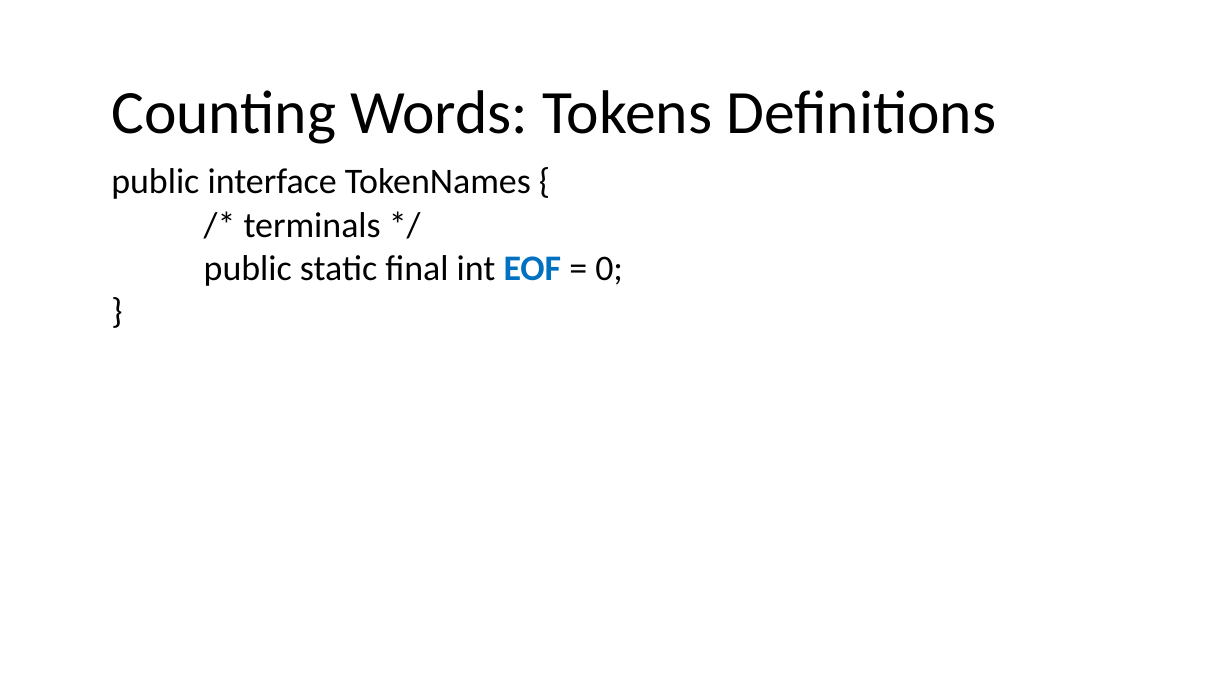
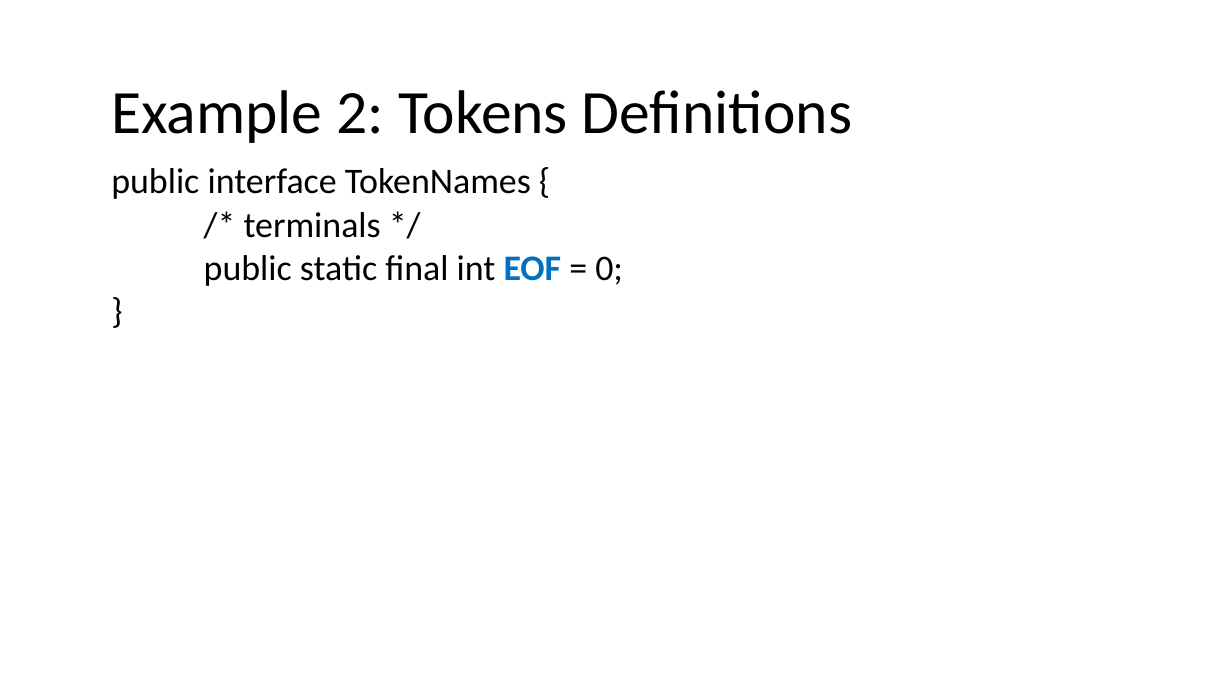
Before and after one commit to nivshani/compilation, a slide deck: slide 103 of slides/lexical_analysis.pptx (slide 98 before the commit). Drawn at 1232x693 pixels with LibreOffice and Linux fonts; fonts in the diff are those of the drawing. Boxes give left, top, right and bottom in pixels: in the first picture for what was removed or moved away, otherwise in the second. Text is boxed around its words. In the diff, an @@ line names an element or a change of style, - is before the commit and + after.

```diff
--- a/slides/lexical_analysis.pptx
+++ b/slides/lexical_analysis.pptx
@@ text at box(111, 90, 852, 143): text changed @@
-Counting Words: Tokens Definitions
+Example 2: Tokens Definitions
```
Also in this commit, not shown: 10 other slides changed, 4 slides added, 1 other file.
